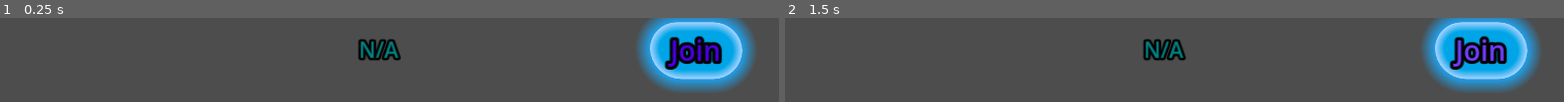
Above: before the commit, frames 1-2 (left to right).
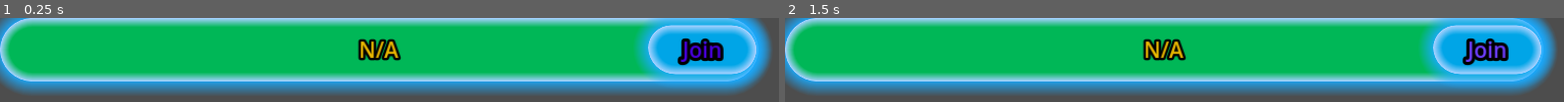
Above: after the commit, the same moments.

Repository: NIK-98/Paint_The_Ground
Game: Godot game, scene res://sceens/server_display.tscn
Same seed, same stepped clock (60 frames per second), same inputs: the game is played once before the commit and once after it. This scene is started directly instead of the project's main scene.
Inputs (mouse positions are in pixels of both pictures, inside the frame that each line leads up to):
- Up to frame 1 (0.25 s): no input
- Up to frame 2 (1.5 s): tap Enter (ui_accept) at 0.5, 0.77 s; move the mouse to (outside the picture) at 0.52 s; hold D (right) 0.53-1.25 s; hold P (Info) 0.53-1.25 s; click (outside the picture) at 0.67 s; click "Join" at 1.25 s

The runs differ from the first frame. In frame 1, 86% of the frame differs, in the area x 0-99%, y 0-91%; in frame 2, 86%.
Error in both runs: Cannot call method 'get_parent' on a null value. (res://scripts/server_display.gd:18)

Commit message:
Server anzeige design überarbeitet

Diff:
--- a/sceens/server_browser.tscn
+++ b/sceens/server_browser.tscn
@@ -27,6 +27,7 @@
 vertical_alignment = 1
 
 [node name="ScrollContainer" type="ScrollContainer" parent="VBoxContainer"]
+clip_contents = false
 custom_minimum_size = Vector2(1200, 150)
 layout_mode = 2
 size_flags_vertical = 4
--- a/sceens/server_display.tscn
+++ b/sceens/server_display.tscn
@@ -15,11 +15,26 @@
 modulate_color = Color(0.360784, 1, 1, 1)
 
 [sub_resource type="Theme" id="Theme_bse12"]
-Label/colors/font_color = Color(0, 0.513147, 0.513147, 1)
+Label/colors/font_color = Color(0.91474, 0.717148, 7.70092e-07, 1)
 Label/constants/outline_size = 15
 Label/font_sizes/font_size = 45
 Label/fonts/font = SubResource("SystemFont_a5grr")
 Label/styles/normal = SubResource("StyleBoxTexture_1n6yb")
+
+[sub_resource type="StyleBoxFlat" id="StyleBoxFlat_iigv4"]
+bg_color = Color(0, 0.719491, 0.343082, 1)
+border_width_left = 15
+border_width_top = 15
+border_width_right = 15
+border_width_bottom = 15
+border_color = Color(0.646257, 0.819201, 1, 1)
+border_blend = true
+corner_radius_top_left = 1024
+corner_radius_top_right = 1024
+corner_radius_bottom_right = 1024
+corner_radius_bottom_left = 1024
+shadow_color = Color(0.099, 0.67, 1, 0.854)
+shadow_size = 25
 
 [sub_resource type="StyleBoxEmpty" id="StyleBoxEmpty_bf5ck"]
 
@@ -61,7 +76,7 @@
 Button/colors/font_outline_color = Color(0, 0, 0, 1)
 Button/colors/font_pressed_color = Color(0.431373, 0.243137, 1, 1)
 Button/constants/outline_size = 20
-Button/font_sizes/font_size = 45
+Button/font_sizes/font_size = 35
 Button/fonts/font = ExtResource("2_jihb5")
 Button/styles/focus = SubResource("StyleBoxEmpty_bf5ck")
 Button/styles/hover = SubResource("StyleBoxFlat_kngc3")
@@ -74,6 +89,7 @@
 offset_bottom = 104.0
 theme = SubResource("Theme_bse12")
 theme_override_font_sizes/font_size = 35
+theme_override_styles/normal = SubResource("StyleBoxFlat_iigv4")
 text = "N/A"
 horizontal_alignment = 1
 vertical_alignment = 1
@@ -82,12 +98,18 @@
 
 [node name="Join" type="Button" parent="."]
 process_mode = 3
-custom_minimum_size = Vector2(150, 0)
-layout_mode = 0
-offset_left = 1056.0
-offset_top = 7.0
-offset_right = 1206.0
-offset_bottom = 87.0
+layout_mode = 1
+anchors_preset = 6
+anchor_left = 1.0
+anchor_top = 0.5
+anchor_right = 1.0
+anchor_bottom = 0.5
+offset_left = -179.0
+offset_top = -36.0
+offset_right = -3.0
+offset_bottom = 36.0
+grow_horizontal = 0
+grow_vertical = 2
 size_flags_horizontal = 3
 theme = SubResource("Theme_r21rg")
 text = "Join"
Not shown: 1 places in sceens/server_display.tscn that only renumber resources
